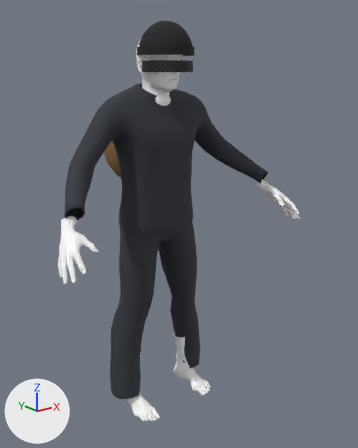
A saved change to the FBX model Assets/Art/Thieves/Thief.fbx.
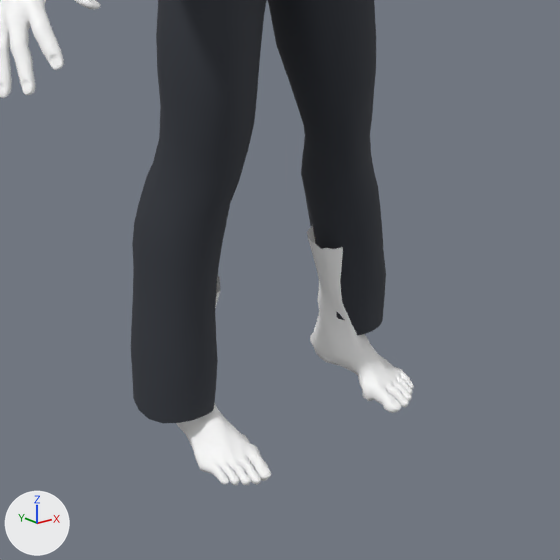
There are two pictures of each version: one whole from a 50 mm camera at (-1.186, -1.661, 1.449) aimed at (0.087, -0.068, 0.813), one close up on the part from 18% to 73% of the width and 56% to 100% of the height. Every picture has the same lights, and +X, +Y and +Z are marked at lower left. The older version's two pictures come first.

Names of what the first close-up shows: 'Thief', 'ThiefClothes'.
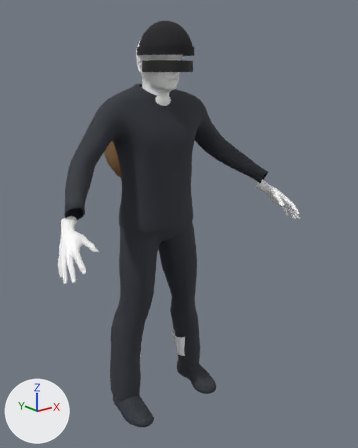
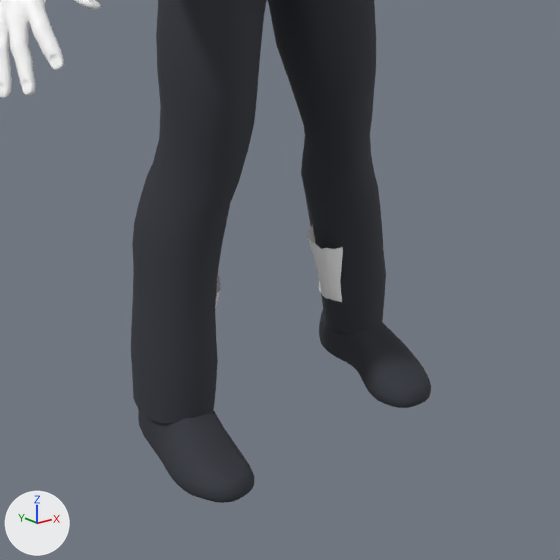
Edits to the bpy script that builds the scene:
```text
Change me_thief_001:
    used by ob_thief; location = (0.0, 0.0, 0.0)
    remove me_thief_001.from_pydata(...)  # 10238 vertices, 10172 faces; spans x -0.57..0.57, y -0.37..0.05, z -0.01..1.57
    add me_thief_001.from_pydata(...)  # 7992 vertices, 7908 faces; spans x -0.57..0.57, y -0.37..0.05, z 0.12..1.57
    me_thief_001 part 1: 2246 vertices removed from x -0.2..0.2, y -0.21..0.04, z -0.01..0.12
Add me_shoes02:
    me_shoes02.from_pydata(...)  # 1594 vertices, 1532 faces; spans x -0.243..0.243, y -0.207..0.048, z -0.016..0.201
    me_shoes02.materials.append(mat_th_cloth)  # dark grey #30343c
Add ob_thiefclothes_001:
    ob_thiefclothes_001 = bpy.data.objects.new('ThiefClothes.001', me_shoes02)
    ob_thiefclothes_001.location = (0.0, 0.0, 0.0)
```

Boxes [x1, y1, x2, y2] around the edits, measured in the close-ups (560 x 560 px):
'Thief', reshaped
    before: [0, 0, 414, 485]
    after: [0, 0, 343, 308]
'ThiefClothes.001', added
    after: [138, 310, 431, 503]
part 1 of me_thief_001, deleted
    before: [176, 291, 414, 485]
